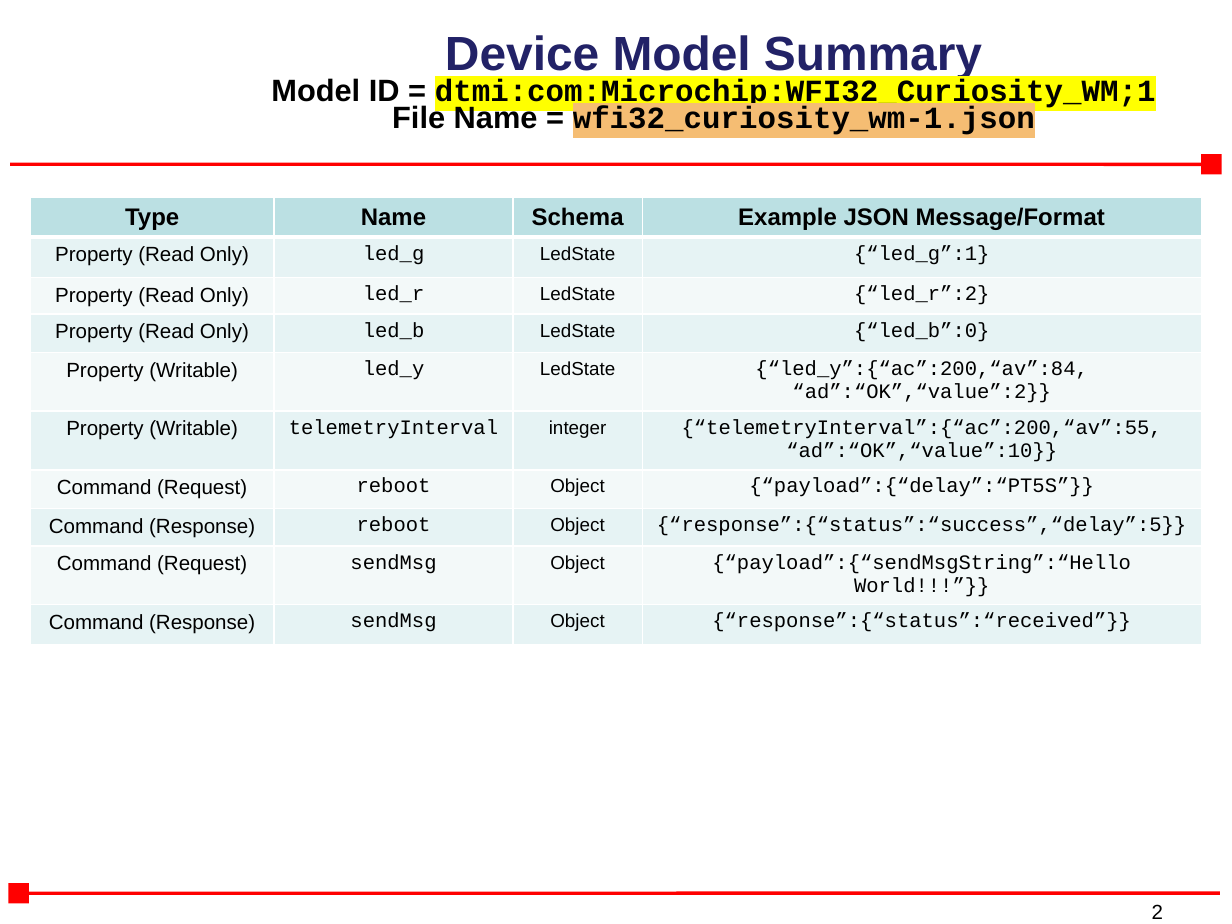
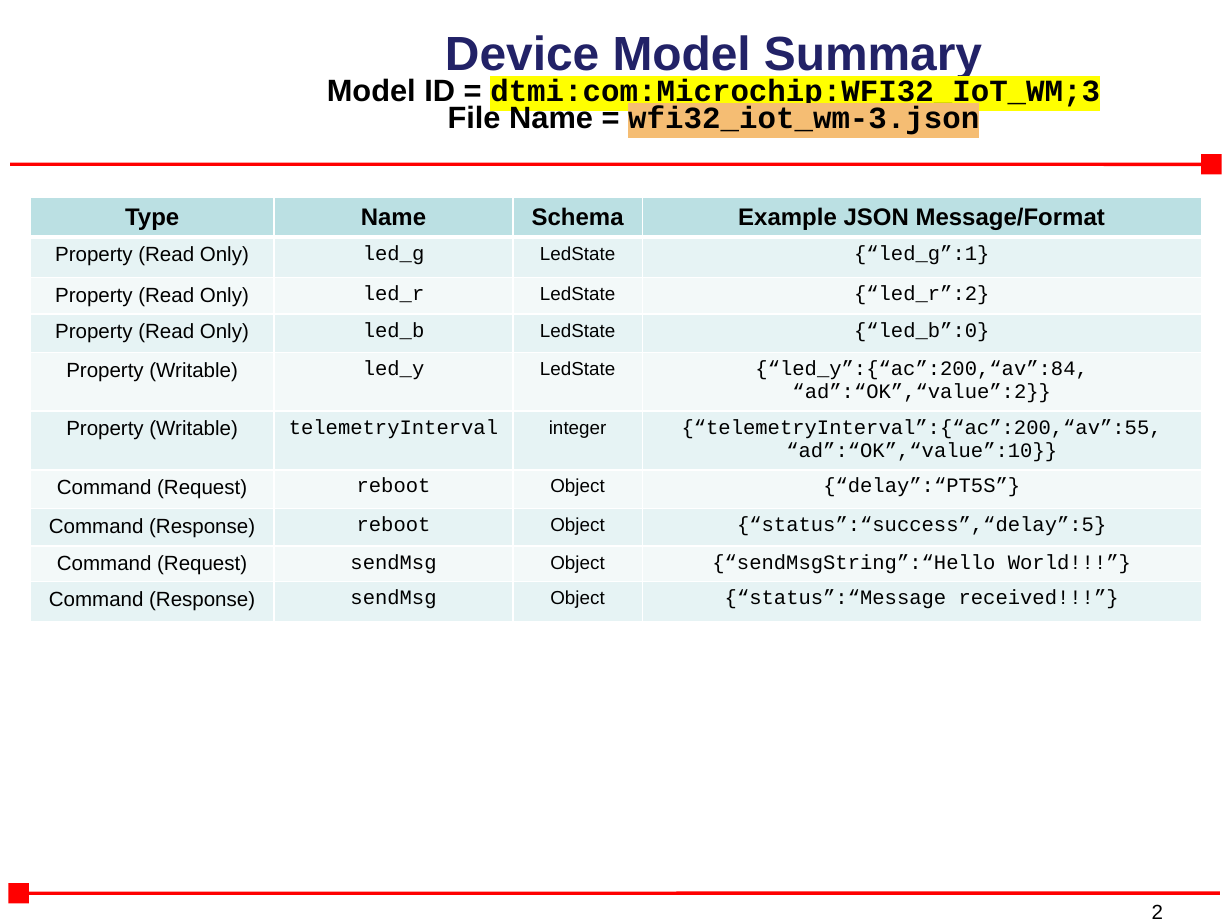
Before and after one commit to MicrochipTech/AzureDemo_WFI32E01, a slide deck: slide 2 of device_model/wfi32_iot_wm-3.pptx. Drawn at 1232x924 pixels with LibreOffice and Linux fonts; fonts in the diff are those of the drawing; background and template pictures are left out. Boxes give left, top, right and bottom in pixels: in the first picture for what was removed or moved away, otherwise in the second. Text is boxed around its words. In the diff, an @@ line names an element or a change of style, - is before the commit and + after.

Commit message:
Update device model summaries

```diff
--- a/device_model/wfi32_iot_wm-3.pptx
+++ b/device_model/wfi32_iot_wm-3.pptx
@@ title at bbox=[327, 35, 1100, 135]: text changed @@
-Device Model Summary
-Model ID = dtmi:com:Microchip:WFI32_Curiosity_WM;1
-File Name = wfi32_curiosity_wm-1.json
+Device Model Summary
+Model ID = dtmi:com:Microchip:WFI32_IoT_WM;3
+File Name = wfi32_iot_wm-3.json
@@ table at bbox=[31, 197, 1202, 630] @@
-row 5, column 4: {“led_y”:{“ac”:200,“av”:84, “ad”:“OK”,“value”:2}}
+row 5, column 4: {“led_y”:{“ac”:200,“av”:84, / “ad”:“OK”,“value”:2}}
-row 6, column 4: {“telemetryInterval”:{“ac”:200,“av”:55, “ad”:“OK”,“value”:10}}
+row 6, column 4: {“telemetryInterval”:{“ac”:200,“av”:55, / “ad”:“OK”,“value”:10}}
-row 7, column 4: {“payload”:{“delay”:“PT5S”}}
+row 7, column 4: {“delay”:“PT5S”}
-row 8, column 4: {“response”:{“status”:“success”,“delay”:5}}
+row 8, column 4: {“status”:“success”,“delay”:5}
-row 9, column 4: {“payload”:{“sendMsgString”:“Hello World!!!”}}
+row 9, column 4: {“sendMsgString”:“Hello World!!!”}
-row 10, column 4: {“response”:{“status”:“received”}}
+row 10, column 4: {“status”:“Message received!!!”}
```
Also in this commit, not shown: 1 other slide changed, 3 other files.
